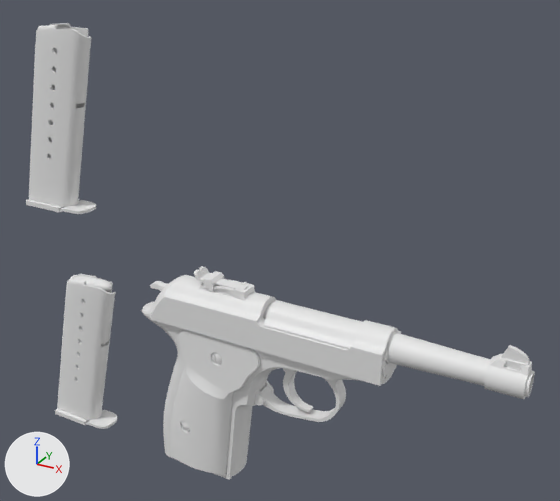
Two versions of the glTF model Unreal/Pinefall/SourceArt/Prepared/SM_Pistol/SM_Pistol.gltf, one commit apart.
Camera for both pictures: a 50 mm camera at (0.194, -0.317, 0.183) aimed at (0.012, 0.015, 0.017). Every picture has the same lights, and +X, +Y and +Z are marked at lower left. The first picture is the older version. Vertices at exactly the same position are counted once.

Script lines for the objects in view, before the commit:
```python
me_sm_pistol = bpy.data.meshes.new('SM_Pistol')
me_sm_pistol.from_pydata(...)  # 9371 vertices, 18542 faces; spans x -0.15..0.15, y -0.016..0.016, z -0.127..0.127
me_sm_pistol.materials.append(mat_service_pistol)  # its picture is missing
ob_sm_pistol = bpy.data.objects.new('SM_Pistol', me_sm_pistol)
ob_sm_pistol.location = (0.0, 0.0, 0.0)
```
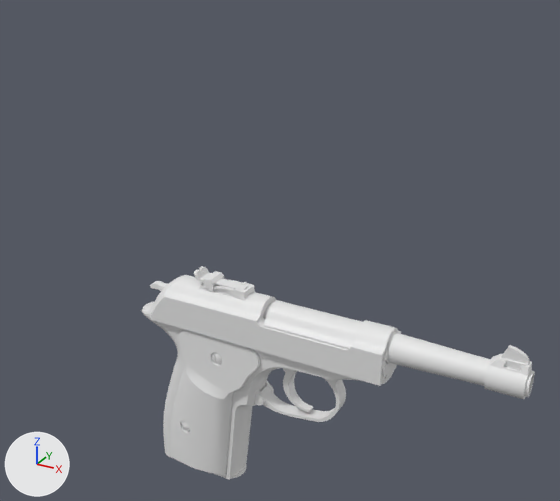
The newer file is also rescaled (x1.359), turned or shifted as a whole; pictures and numbers use the older file's frame.

Location of each change, (x1, y1, x2, y2) in pixels of the pictures (560 x 501 px; the box of a moved part takes in the faces that stretch with it):
'SM_Pistol', reshaped (23% narrower, 53% shorter)
    before: (26, 23, 535, 480)
    after: (142, 266, 535, 480)
part 1 of me_sm_pistol, moved or reshaped
    before: (55, 409, 117, 429)
    after: (177, 460, 246, 478)
part 2 of me_sm_pistol, moved or reshaped (not visible afterwards)
    before: (57, 274, 116, 422)
part 3 of me_sm_pistol, moved or reshaped (not visible afterwards)
    before: (70, 275, 112, 292)
part 4 of me_sm_pistol, deleted
    before: (29, 23, 92, 210)
part 5 of me_sm_pistol, deleted
    before: (26, 199, 96, 214)

Edits to the bpy script that builds the scene:
```text
Change me_sm_pistol:
    used by ob_sm_pistol; location = (0.0, 0.0, 0.0)
    remove me_sm_pistol.from_pydata(...)  # 9371 vertices, 18542 faces; spans x -0.15..0.15, y -0.016..0.016, z -0.127..0.127
    add me_sm_pistol.from_pydata(...)  # 8450 vertices, 16648 faces; spans x -0.071..0.15, y -0.016..0.016, z -0.127..0.003
    me_sm_pistol part 1: the loose piece of 88 vertices spanning x -0.15..-0.104, y -0.009..0.008, z -0.127..-0.124 is moved by (0.099, 0.0, 0.0)
    me_sm_pistol part 2: the loose piece of 833 vertices spanning x -0.149..-0.093, y -0.008..0.008, z -0.126..-0.022 is moved by (0.099, 0.0, 0.0)
    me_sm_pistol part 3: the loose piece of 402 vertices spanning x -0.124..-0.095, y -0.005..0.005, z -0.032..-0.021 is moved by (0.099, 0.0, 0.0)
    me_sm_pistol part 4: the loose piece of 833 vertices spanning x -0.149..-0.093, y -0.008..0.008, z 0.023..0.127 is deleted
    me_sm_pistol part 5: the loose piece of 88 vertices spanning x -0.15..-0.104, y -0.009..0.009, z 0.022..0.025 is deleted
    other edits to the shape of me_sm_pistol do not show in these pictures
```
